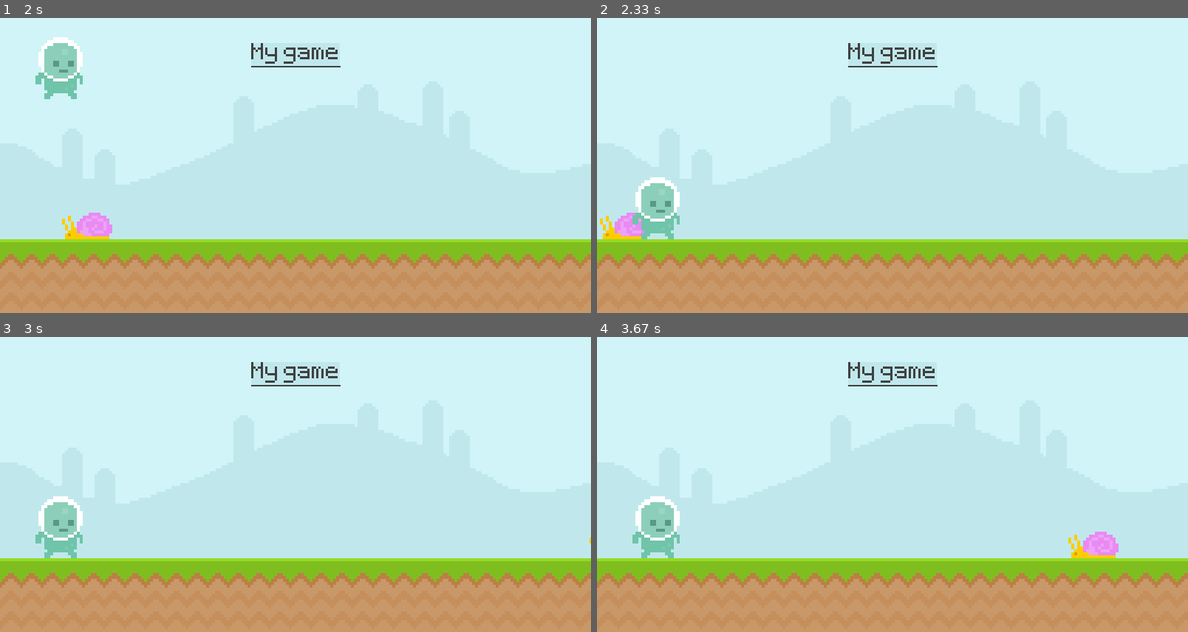
Above: before the commit, frames 1-4 (two rows, left to right).
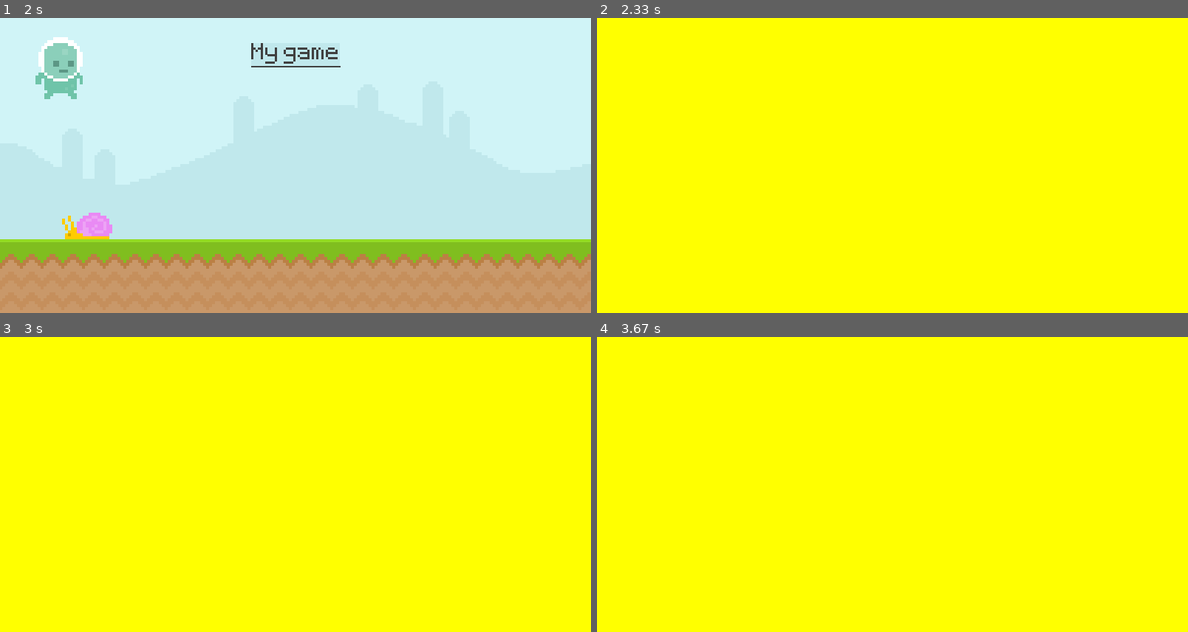
Above: after the commit, the same moments.

Repository: Adamwest023/Pygame-tutorial
Game: pygame game, started from pygame-tutorial.py
Same seed, same stepped clock (60 frames per second), same inputs: the game is played once before the commit and once after it.
Inputs (mouse positions are in pixels of both pictures, inside the frame that each line leads up to):
- Up to frame 1 (2 s): click (59, 206) at 0.38 s; tap Space at 1.67 s
- Up to frame 2 (2.33 s): no input
- Up to frame 3 (3 s): no input
- Up to frame 4 (3.67 s): no input

Frame 1 is identical in both runs. In frame 2, 100% of the frame differs, in the area x 0-100%, y 0-100%; in frame 3, 100%; in frame 4, 100%.

Commit message:
created end game mechanic

Diff:
--- a/pygame-tutorial.py
+++ b/pygame-tutorial.py
@@ -1,3 +1,4 @@
+from operator import truediv
 import pygame
 from sys import exit
 
@@ -7,6 +8,9 @@
 test_font = pygame.font.Font('font/Pixeltype.ttf', 50)
 # clock object for framerate
 clock = pygame.time.Clock()
+
+game_active = True
+
 
 # create a surface
 sky_surf = pygame.image.load('graphics/Sky.png').convert()
@@ -39,24 +43,31 @@
             if event.key == pygame.K_SPACE and player_rect.bottom >= 300:
                 player_gravity = -20
 
-    # draw all out elements
-    screen.blit(sky_surf, (0, 0))
-    screen.blit(ground_surf, (0, 300))
-    pygame.draw.rect(screen, '#c0e8ec', score_rect)
-    pygame.draw.rect(screen, '#c0e8ec', score_rect, 12)
-    pygame.draw.line(screen, (64, 64, 64), (340, 65), (460, 65), 2)
-    screen.blit(score_surf, score_rect)
-    snail_rect.x -= 4
-    if snail_rect.right <= -30:
-        snail_rect.left = 850
-    screen.blit(snail_surf, snail_rect)
+    if game_active:
+        # draw all out elements
+        screen.blit(sky_surf, (0, 0))
+        screen.blit(ground_surf, (0, 300))
+        pygame.draw.rect(screen, '#c0e8ec', score_rect)
+        pygame.draw.rect(screen, '#c0e8ec', score_rect, 12)
+        pygame.draw.line(screen, (64, 64, 64), (340, 65), (460, 65), 2)
+        screen.blit(score_surf, score_rect)
+        snail_rect.x -= 4
+        if snail_rect.right <= -30:
+            snail_rect.left = 850
+        screen.blit(snail_surf, snail_rect)
 
-    # Player
-    player_gravity += 1
-    player_rect.y += player_gravity
-    if player_rect.bottom >= 300:
-        player_rect.bottom = 300
-    screen.blit(player_surf, player_rect)
+        # Player
+        player_gravity += 1
+        player_rect.y += player_gravity
+        if player_rect.bottom >= 300:
+            player_rect.bottom = 300
+        screen.blit(player_surf, player_rect)
+
+        # collision
+        if snail_rect.colliderect(player_rect):
+            game_active = False
+    else:
+        screen.fill("Yellow")
 
     pygame.display.update()
     clock.tick(60)
